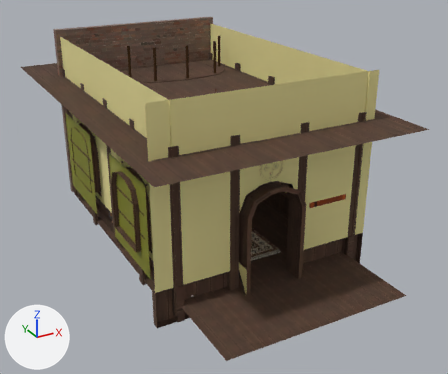
Two versions of the FBX model Assets/Bar/models/escenariO2bar.fbx, one commit apart.
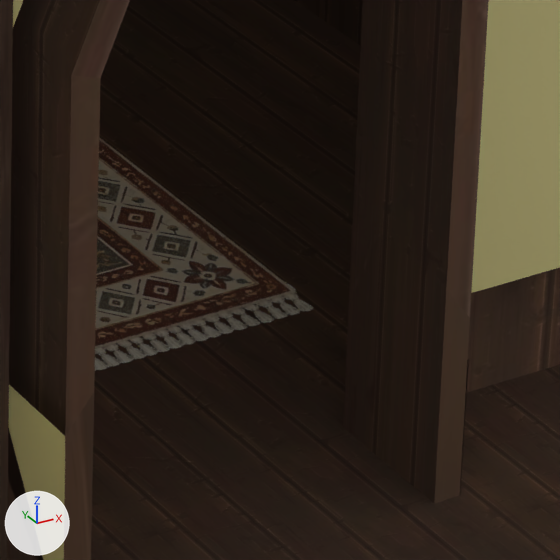
The first picture shows the older version from a 50 mm camera at (-5.96, -16.4, 7.04) aimed at (1.0, -3.73, 0.7). The close-ups show the older and then the newer version on the part from 53% to 71% of the width and 56% to 77% of the height of that picture. Only the edits that show in the close-ups are written down. The lights are fixed; the arrows at lower left show +X, +Y and +Z. Where no turn or scale is listed for an object, it has been applied to the vertices.

Objects in the first close-up: 'Cube.025', 'alfombra', 'pared derecha', 'pared puerta', 'suelo', 'suelo.001'.
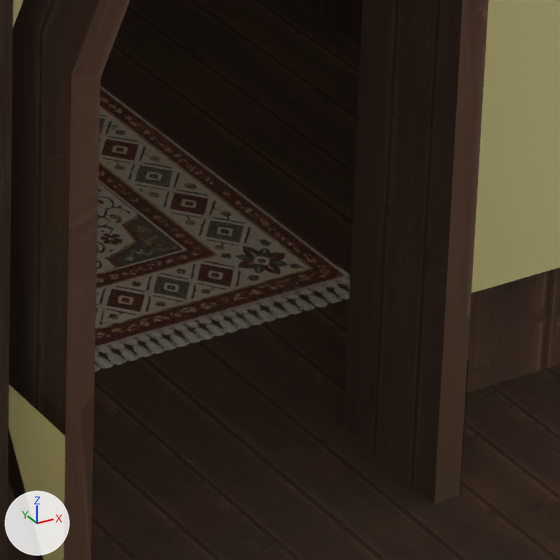
Location of each change, [x1, y1, x2, y2] in pixels of the close-ups (560 x 560 px):
'alfombra', moved: before [95, 137, 314, 371]; after [95, 85, 350, 372]

What the commit changed:
Object 'alfombra' (ob_alfombra) moves from (0.027, -4.795, 0.259) to (0.226, -4.795, 0.259).
